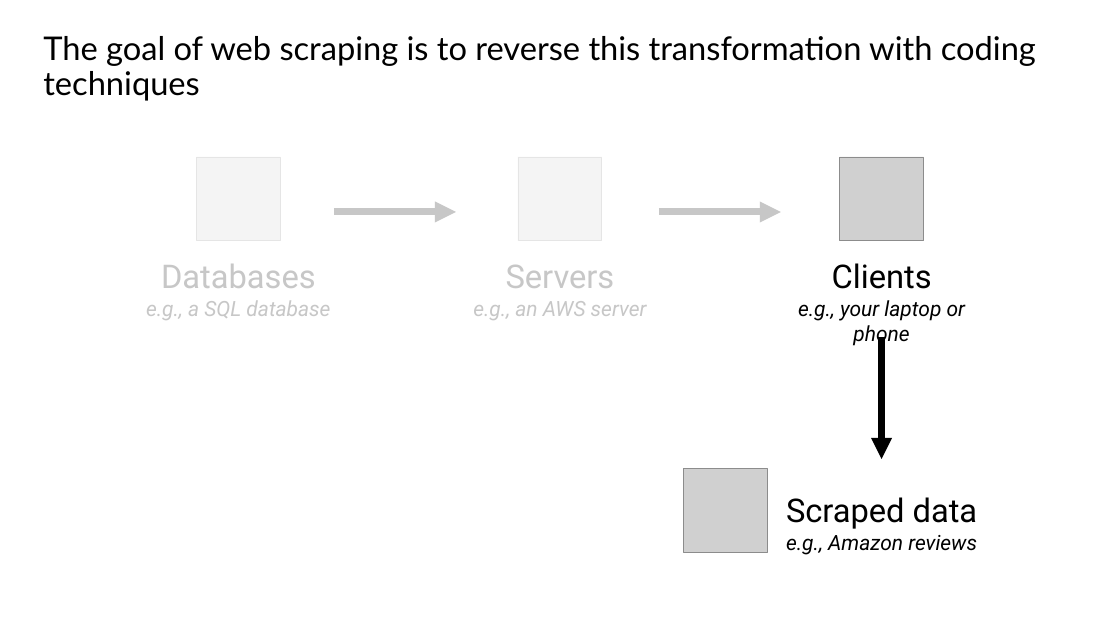
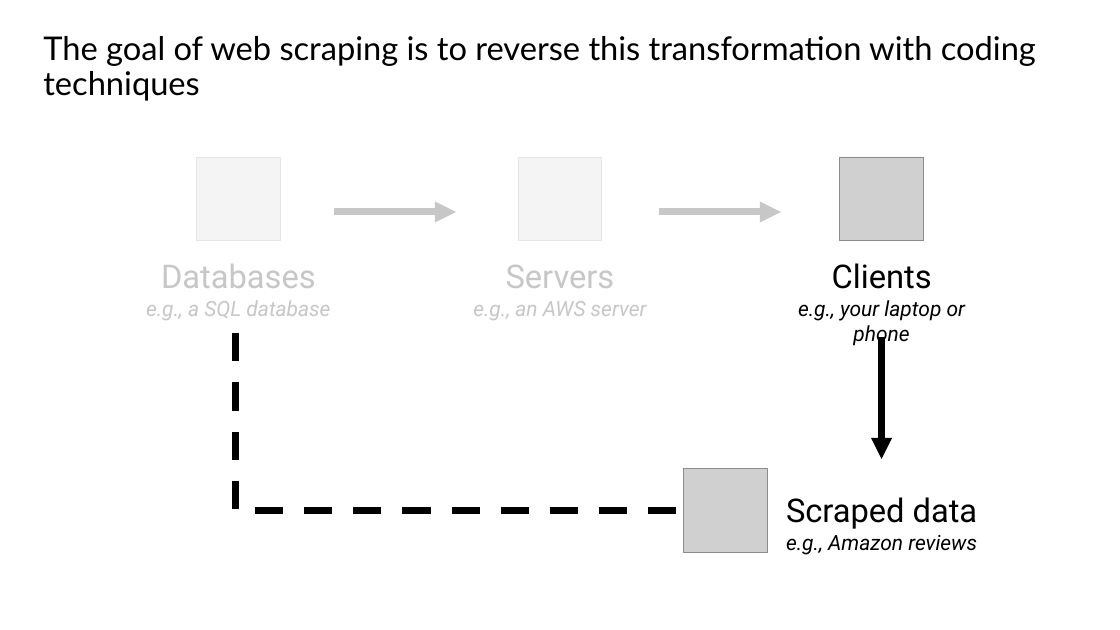
Before and after one commit to tobypenk/data-bootcamp, a slide deck: slide 10 of week 5/20230225 session 5.pptx. Drawn at 1120x630 pixels with LibreOffice and Linux fonts; fonts in the diff are those of the drawing; grey boxes stand for pictures. Boxes give left, top, right and bottom in pixels: in the first picture for what was removed or moved away, otherwise in the second. Text is boxed around its words. In the diff, an @@ line names an element or a change of style, - is before the commit and + after.

Commit message:
update deck

```diff
--- a/week 5/20230225 session 5.pptx
+++ b/week 5/20230225 session 5.pptx
@@ elbow line added from (232, 337) to (683, 510), #000000 6 pt dashed @@
```
Also in this commit, not shown: 3 other slides changed, 4 slides added.
